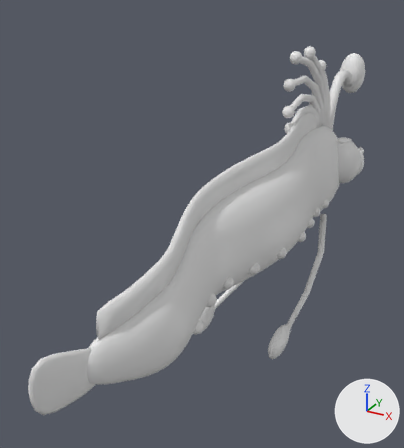
What one commit did to the FBX model EvolutionShop/Assets/EvolutionShop/Resources/Art/DioramaKit/DioramaDuskdrifter.fbx.
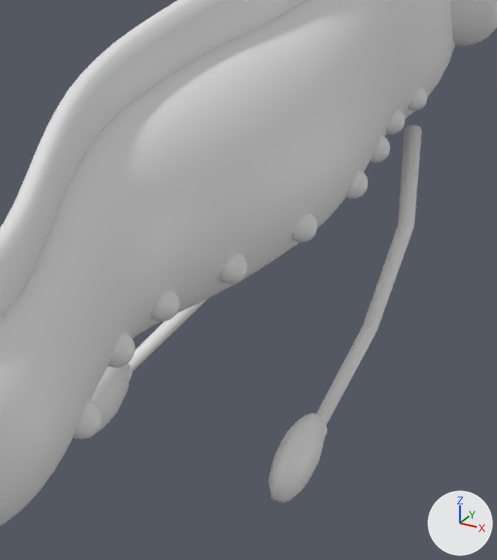
There are two pictures of each version: one whole from a camera (50 mm lens) standing at (0.417, -1.066, 0.479) and looking at (-0.11, -0.109, 0.0), one close up on the part from 41% to 88% of the width and 37% to 85% of the height. Lighting does not change. The marker at lower right points along +X, +Y and +Z. The first two pictures are the older version. Where no turn or scale is listed for an object, it has been applied to the vertices.

The scene before the commit, as lines of its bpy script (objects in view):
```python
me_body_060 = bpy.data.meshes.new('Body.060')
me_body_060.from_pydata(...)  # 4338 vertices, 4534 faces; spans x -0.081..0.081, y -0.62..0.44, z -0.112..0.191
# faces by material slot: [1648, 592, 378, 1916]
me_body_060.materials.append(mat_dk_duskdrifterbody)  # white #e7e7e7
me_body_060.materials.append(mat_dk_duskdrifterbelly)  # white #e7e7e7
me_body_060.materials.append(mat_dk_duskdrifterfin)  # white #e7e7e7
me_body_060.materials.append(mat_dk_duskdrifteraccent)  # white #e7e7e7
me_left_fin_060 = bpy.data.meshes.new('Left fin.060')
me_left_fin_060.from_pydata(...)  # 192 vertices, 204 faces; spans x -0.009..0.074, y -0.519..-0.005, z -0.142..-0.003
# faces by material slot: [92, 112]
me_left_fin_060.materials.append(mat_dk_duskdrifterfin)  # white #e7e7e7
me_left_fin_060.materials.append(mat_dk_duskdrifteraccent)  # white #e7e7e7
me_right_fin_060 = bpy.data.meshes.new('Right fin.060')
me_right_fin_060.from_pydata(...)  # 192 vertices, 204 faces; spans x -0.074..0.009, y -0.519..-0.005, z -0.142..-0.003
# faces by material slot: [92, 112]
me_right_fin_060.materials.append(mat_dk_duskdrifterfin)  # white #e7e7e7
me_right_fin_060.materials.append(mat_dk_duskdrifteraccent)  # white #e7e7e7
ob_body = bpy.data.objects.new('Body', me_body_060)
ob_body.location = (0.0, 0.0, 0.0)
ob_left_fin_pivot = bpy.data.objects.new('Left fin pivot', me_left_fin_060)
ob_left_fin_pivot.location = (0.03, 0.33, -0.1)
ob_right_fin_pivot = bpy.data.objects.new('Right fin pivot', me_right_fin_060)
ob_right_fin_pivot.location = (-0.03, 0.33, -0.1)
# also in view: 'Eyes' at (0.0, 0.375, 0.032)
```
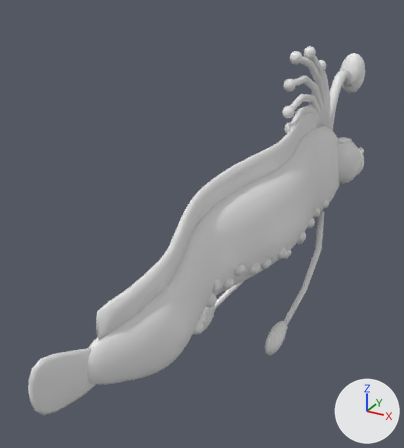
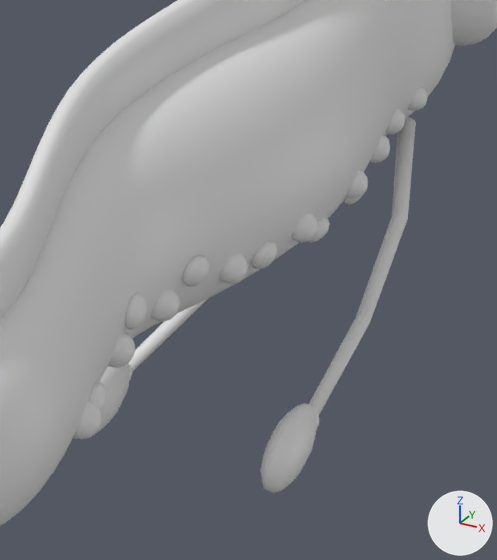
The edits, one by one:
me_body_060 is used by ob_body; location (0.0, 0.0, 0.0).
me_body_060 had 4338 vertices, 4534 faces and spanned x -0.081..0.081, y -0.62..0.44, z -0.112..0.191.
me_body_060 now has 5066 vertices, 5374 faces and spans x -0.081..0.081, y -0.62..0.44, z -0.112..0.191.
me_body_060 part 1: 728 vertices added at x -0.07..0.071, y -0.399..0.135, z -0.069..-0.002.
Object 'Left fin pivot' (ob_left_fin_pivot) moves from (0.03, 0.33, -0.1) to (0.0228, 0.3302, -0.0931).

Boxes [x1, y1, x2, y2] around the edits, measured in the close-ups (497 x 560 px):
'Left fin pivot', moved
    before: [268, 125, 422, 503]
    after: [260, 117, 416, 493]
part 1 of me_body_060, added
    after: [88, 136, 389, 414]
